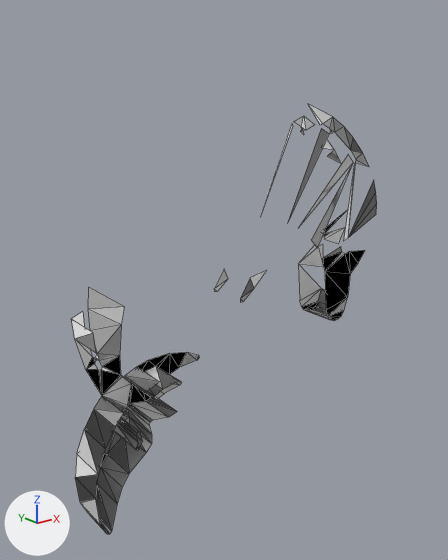
Renders of the OBJ model Assets/Resources/Dolphin.obj from each side of a commit.
Camera for both pictures: a 50 mm lens placed at (-19.1, -23.5, 8.6), pointed at (-0.8, -0.6, -0.6). Arrows for +X, +Y and +Z are at lower left; the lights stay in place. Mesh edges are drawn as thin lines. Where no turn or scale is listed for an object, it has been applied to the vertices.

In view in the first picture: 'Dolphin'.
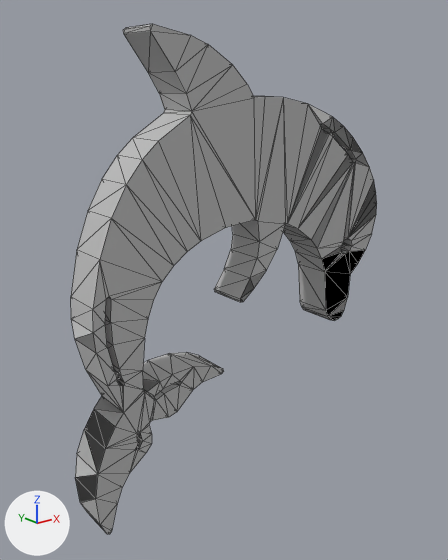
Pixel boxes (x1, y1, x2, y2) of what changed, in the pictures (448 x 560 px):
'Dolphin', reshaped: before (72, 104, 377, 534); after (71, 24, 377, 534)
part 1 of me_dolphin, built on: after (71, 24, 376, 534)
part 2 of me_dolphin, recoloured: before (72, 104, 377, 534); after (72, 104, 377, 533)

What changed in the scene script:
```text
Add mat_initialshadinggroup:
    mat_initialshadinggroup = principled_material('initialShadingGroup')
    mat_initialshadinggroup.base_color = (0.5, 0.5, 0.5)  # grey #bcbcbc
    mat_initialshadinggroup.roughness = 1.0
Change me_dolphin:
    used by ob_dolphin; location = (0.0, 0.0, 0.0)
    remove me_dolphin.from_pydata(...)  # 318 vertices, 228 faces; spans x -9.0..9.0, y -2.0..0.0, z -10.8..10.8
    add me_dolphin.from_pydata(...)  # 330 vertices, 665 faces; spans x -9.0..9.0, y -2.0..0.0, z -10.8..10.8
    me_dolphin part 1
    1 vertex moves within x 6.6, y -2.0, z 0.1
    4 vertices are added at (6.6, 0.0, 0.1), (0.3, 0.0, 1.5), (-5.4, 0.0, 10.6), (-3.6, 0.0, 7.4)
    8 new vertices lie (0.0, -2.0, 0.0) away from vertices in x -7.8..6.6, y 0.0, z -3.7..9.4
    437 new faces join them
    me_dolphin part 2: 228 faces spanning x -9.0..9.0, y -2.0..0.0, z -10.8..7.7 switch from no material to mat_initialshadinggroup (grey #bcbcbc)
```
